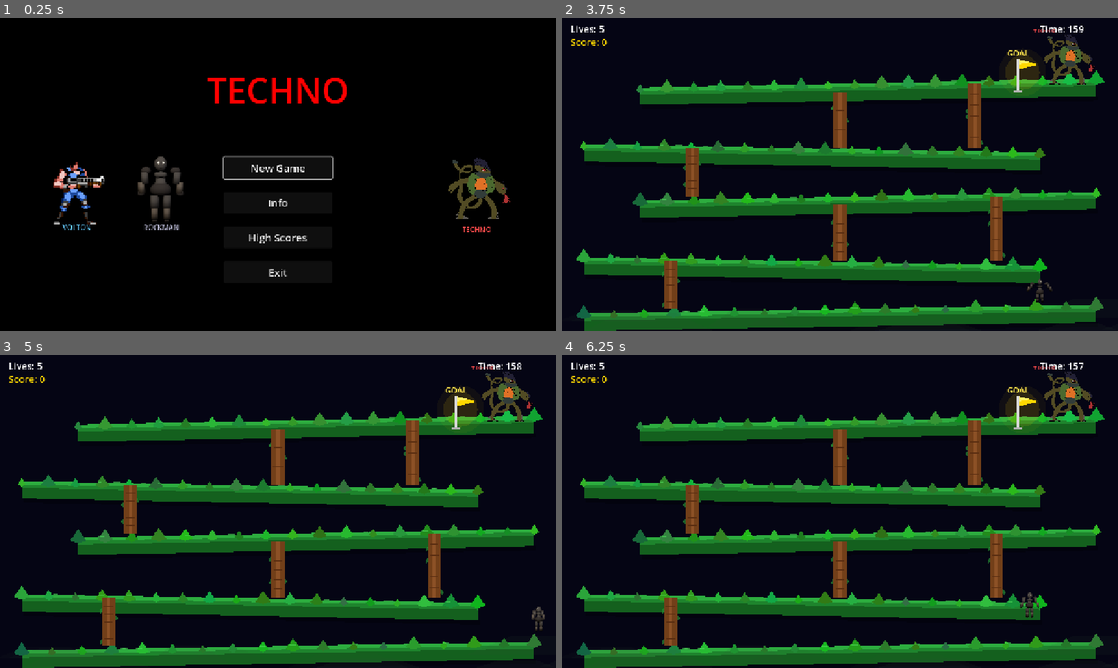
Above: before the commit, frames 1-4 (two rows, left to right).
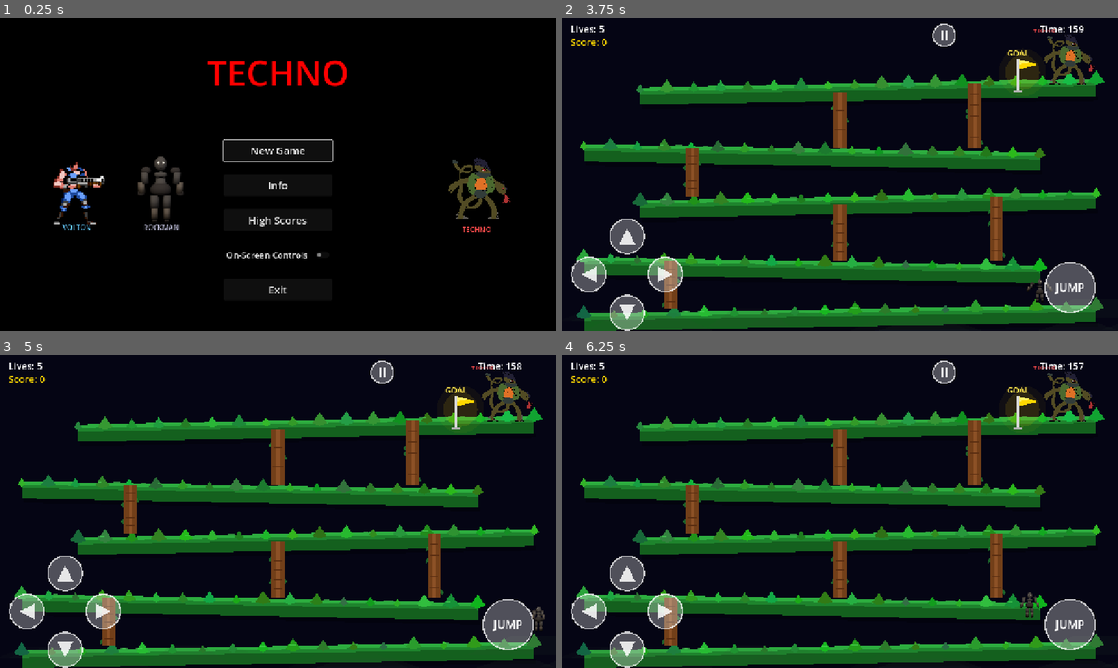
Above: after the commit, the same moments.

Repository: camader/techno_gd
Game: Godot game, scene res://scenes/title_screen.tscn
The game is run twice, just before and just after one commit, with the same random seed, the same clock (stepped at 60 frames per second) and the same inputs.
Inputs (mouse positions are in pixels of both pictures, inside the frame that each line leads up to):
- Up to frame 1 (0.25 s): no input
- Up to frame 2 (3.75 s): click (840, 255) at 0.5 s, where only the run after the commit has a clickable "On-Screen Controls"; click "New Game" at 1.25 s; click "New Game" at 2 s; click "Next" at 2.75 s; click "Start Game" at 3.5 s
- Up to frame 3 (5 s): tap Enter (ui_accept) at 4.25, 4.35, 4.52, 4.82 s; move the mouse to (400, 495) at 4.27 s; hold Right (ui_right) from 4.28 s (still down); click (400, 495) at 4.42 s
- Up to frame 4 (6.25 s): move the mouse to (728, 527) at 5.02 s; tap Enter (ui_accept) at 5.1, 5.27, 5.57, 5.85 s; click (728, 527) at 5.17 s; move the mouse to (895, 442) at 5.77 s; release Right (ui_right) at 5.78 s; hold Left (ui_left) from 5.78 s (still down); click (895, 442) at 5.92 s

The runs differ from the first frame. In frame 1, 2.7% of the frame differs, in the area x 37-63%, y 13-88%; in frame 2, 3.7%, in the area x 1-96%, y 1-100%; in frame 3, 3.7%; in frame 4, 3.7%.

Commit message:
Add a hashed secret score cheat and an optional on-screen controls overlay for mouse and touch players.
Co-Authored-By: Claude Opus 5.5 <noreply@anthropic.com>

Diff:
--- a/scenes/title_screen.tscn
+++ b/scenes/title_screen.tscn
@@ -28,9 +28,9 @@
 anchor_right = 0.5
 anchor_bottom = 0.5
 offset_left = -200.0
-offset_top = -150.0
+offset_top = -230.0
 offset_right = 200.0
-offset_bottom = 150.0
+offset_bottom = 230.0
 grow_horizontal = 2
 grow_vertical = 2
 theme_override_constants/separation = 30
@@ -70,6 +70,14 @@
 size_flags_horizontal = 4
 theme_override_font_sizes/font_size = 24
 text = "High Scores"
+
+[node name="TouchControlsToggle" type="CheckButton" parent="VBoxContainer"]
+unique_name_in_owner = true
+layout_mode = 2
+custom_minimum_size = Vector2(250, 50)
+size_flags_horizontal = 4
+theme_override_font_sizes/font_size = 20
+text = "On-Screen Controls"
 
 [node name="ExitButton" type="Button" parent="VBoxContainer"]
 unique_name_in_owner = true
@@ -138,5 +146,6 @@
 [connection signal="pressed" from="VBoxContainer/NewGameButton" to="." method="_on_new_game_button_pressed"]
 [connection signal="pressed" from="VBoxContainer/InfoButton" to="." method="_on_info_button_pressed"]
 [connection signal="pressed" from="VBoxContainer/HighScoresButton" to="." method="_on_high_scores_button_pressed"]
+[connection signal="toggled" from="VBoxContainer/TouchControlsToggle" to="." method="_on_touch_controls_toggled"]
 [connection signal="pressed" from="VBoxContainer/ExitButton" to="." method="_on_exit_button_pressed"]
 [connection signal="pressed" from="InfoPanel/MarginContainer/VBox/CloseButton" to="." method="_on_close_info_button_pressed"]
--- a/scripts/game_state.gd
+++ b/scripts/game_state.gd
@@ -5,6 +5,42 @@
 var score := 0
 
 const HIGH_SCORES_PATH := "user://high_scores.json"
+const SETTINGS_PATH := "user://settings.cfg"
+
+var touch_controls := false
+
+func _ready() -> void:
+	var config := ConfigFile.new()
+	if config.load(SETTINGS_PATH) == OK:
+		touch_controls = config.get_value("controls", "touch_controls", false)
+
+func set_touch_controls(enabled: bool) -> void:
+	touch_controls = enabled
+	var config := ConfigFile.new()
+	config.load(SETTINGS_PATH)
+	config.set_value("controls", "touch_controls", enabled)
+	config.save(SETTINGS_PATH)
+
+# Secret cheat: typing the key sequence during a level adds CHEAT_POINTS. Only the
+# SHA-256 of the space-joined key names (e.g. "up up down down a b") is stored, so the
+# sequence itself is not readable from the published source.
+const CHEAT_HASH := "72fbfd713558cdf558dd4805623c23d92e412b3631bff20d9cb4cc095d4d9ad8"
+const CHEAT_LENGTH := 2
+const CHEAT_POINTS := 1000
+var _cheat_keys: Array[String] = []
+
+func _input(event: InputEvent) -> void:
+	if not (event is InputEventKey and event.pressed and not event.echo):
+		return
+	_cheat_keys.append(OS.get_keycode_string(event.keycode).to_lower())
+	if _cheat_keys.size() > CHEAT_LENGTH:
+		_cheat_keys.pop_front()
+	if _cheat_keys.size() == CHEAT_LENGTH \
+			and " ".join(_cheat_keys).sha256_text() == CHEAT_HASH:
+		_cheat_keys.clear()
+		var level := get_tree().current_scene
+		if level and level.has_method("add_score"):
+			level.add_score(CHEAT_POINTS)
 
 func reset() -> void:
 	score = 0
--- a/scripts/level_1.gd
+++ b/scripts/level_1.gd
@@ -2,6 +2,8 @@
 
 @onready var player: CharacterBody2D = $Player
 @onready var obstacle_container: Node2D = $Obstacles
+
+const TOUCH_CONTROLS := preload("res://scripts/touch_controls.gd")
 
 var spawn_timer := 0.0
 const SPAWN_INTERVAL := 3.08
@@ -44,6 +46,8 @@
 	_build_lives_display()
 	_build_timer_display()
 	_build_score_display()
+	if GameState.touch_controls:
+		add_child(TOUCH_CONTROLS.new())
 
 func _physics_process(delta: float) -> void:
 	if game_over:
--- a/scripts/level_2.gd
+++ b/scripts/level_2.gd
@@ -8,6 +8,7 @@
 @onready var barrels: Node2D = $Barrels
 @onready var ui_layer: CanvasLayer = $UILayer
 
+const TOUCH_CONTROLS := preload("res://scripts/touch_controls.gd")
 const LEVEL_WIDTH := 4200.0
 const GROUND_TOP := 640.0
 const SPAWN := Vector2(120, 560)
@@ -37,6 +38,8 @@
 	_build_techno()
 	_build_goal()
 	_build_hud()
+	if GameState.touch_controls:
+		add_child(TOUCH_CONTROLS.new())
 
 func _setup_player() -> void:
 	player.position = SPAWN
--- a/scripts/player.gd
+++ b/scripts/player.gd
@@ -156,11 +156,16 @@
 
 func _input(event: InputEvent) -> void:
 	if can_shoot and not is_dead and event is InputEventMouseButton \
-			and event.pressed and event.button_index == MOUSE_BUTTON_LEFT:
+			and event.pressed and event.button_index == MOUSE_BUTTON_LEFT \
+			and not _on_touch_button(event.position):
 		shoot(get_global_mouse_position())
 	if climb_areas > 0:
 		if event.is_action_pressed("ui_up") or event.is_action_pressed("ui_down"):
 			is_climbing = true
+
+func _on_touch_button(screen_pos: Vector2) -> bool:
+	var controls := get_tree().get_first_node_in_group("touch_controls")
+	return controls != null and controls.covers(screen_pos)
 
 func _respawn() -> void:
 	position = spawn_point
--- a/scripts/title_screen.gd
+++ b/scripts/title_screen.gd
@@ -10,6 +10,7 @@
 
 func _ready() -> void:
 	%NewGameButton.grab_focus()
+	%TouchControlsToggle.set_pressed_no_signal(GameState.touch_controls)
 	_build_player_sprite()
 	_build_rockman_sprite()
 	_build_enemy_sprite()
@@ -19,6 +20,9 @@
 
 func _on_high_scores_button_pressed() -> void:
 	get_tree().change_scene_to_file("res://scenes/high_scores.tscn")
+
+func _on_touch_controls_toggled(enabled: bool) -> void:
+	GameState.set_touch_controls(enabled)
 
 func _on_exit_button_pressed() -> void:
 	get_tree().quit()
--- /dev/null
+++ b/scripts/touch_controls.gd
@@ -0,0 +1,96 @@
+extends CanvasLayer
+
+# On-screen buttons for players without a keyboard. Each button fires the same input
+# action as its key, so the player and pause menu need no special handling. Works with
+# touch directly and with a mouse through touch emulation.
+
+const BUTTON_SIZE := 84
+const DPAD_CENTER := Vector2(150, 590)
+const DPAD_STEP := 88.0
+
+const BUTTONS := [
+	{"action": "ui_left", "icon": "left", "pos": DPAD_CENTER + Vector2(-DPAD_STEP, 0)},
+	{"action": "ui_right", "icon": "right", "pos": DPAD_CENTER + Vector2(DPAD_STEP, 0)},
+	{"action": "ui_up", "icon": "up", "pos": DPAD_CENTER + Vector2(0, -DPAD_STEP)},
+	{"action": "ui_down", "icon": "down", "pos": DPAD_CENTER + Vector2(0, DPAD_STEP)},
+	{"action": "ui_accept", "icon": "none", "text": "JUMP", "pos": Vector2(1170, 620), "size": 120},
+	{"action": "ui_cancel", "icon": "pause", "pos": Vector2(880, 40), "size": 56},
+]
+
+var _rects: Array[Rect2] = []
+var _had_touch_emulation := false
+
+func _ready() -> void:
+	layer = 10
+	process_mode = Node.PROCESS_MODE_ALWAYS
+	add_to_group("touch_controls")
+	_had_touch_emulation = Input.emulate_touch_from_mouse
+	Input.emulate_touch_from_mouse = true
+	for cfg in BUTTONS:
+		_add_button(cfg)
+
+func _exit_tree() -> void:
+	Input.emulate_touch_from_mouse = _had_touch_emulation
+
+# True when screen_pos lands on a button, so a click there is not also a shot.
+func covers(screen_pos: Vector2) -> bool:
+	return _rects.any(func(r: Rect2): return r.has_point(screen_pos))
+
+func _add_button(cfg: Dictionary) -> void:
+	var size: int = cfg.get("size", BUTTON_SIZE)
+	var button := TouchScreenButton.new()
+	button.action = cfg["action"]
+	button.texture_normal = _make_texture(size, cfg["icon"], 0.3)
+	button.texture_pressed = _make_texture(size, cfg["icon"], 0.65)
+	button.position = cfg["pos"] - Vector2(size, size) / 2.0
+	add_child(button)
+	_rects.append(Rect2(button.position, Vector2(size, size)))
+
+	if cfg.has("text"):
+		var label := Label.new()
+		label.text = cfg["text"]
+		label.size = Vector2(size, size)
+		label.horizontal_alignment = HORIZONTAL_ALIGNMENT_CENTER
+		label.vertical_alignment = VERTICAL_ALIGNMENT_CENTER
+		label.add_theme_font_size_override("font_size", 26)
+		button.add_child(label)
+
+func _make_texture(size: int, icon: String, fill_alpha: float) -> ImageTexture:
+	var img := Image.create(size, size, false, Image.FORMAT_RGBA8)
+	var center := Vector2(size, size) / 2.0
+	var radius := size / 2.0 - 1.0
+	var glyph := _glyph_triangle(icon, center, size * 0.22)
+	for y in size:
+		for x in size:
+			var p := Vector2(x + 0.5, y + 0.5)
+			var dist := p.distance_to(center)
+			if dist > radius:
+				continue
+			var color := Color(1, 1, 1, fill_alpha)
+			if dist > radius - 3.0:
+				color = Color(1, 1, 1, 0.8)
+			elif _in_glyph(p, icon, glyph, center, size):
+				color = Color(1, 1, 1, 0.9)
+			img.set_pixel(x, y, color)
+	return ImageTexture.create_from_image(img)
+
+func _glyph_triangle(icon: String, c: Vector2, r: float) -> PackedVector2Array:
+	match icon:
+		"left":
+			return PackedVector2Array([c + Vector2(-r, 0), c + Vector2(r, -r), c + Vector2(r, r)])
+		"right":
+			return PackedVector2Array([c + Vector2(r, 0), c + Vector2(-r, -r), c + Vector2(-r, r)])
+		"up":
+			return PackedVector2Array([c + Vector2(0, -r), c + Vector2(-r, r), c + Vector2(r, r)])
+		"down":
+			return PackedVector2Array([c + Vector2(0, r), c + Vector2(-r, -r), c + Vector2(r, -r)])
+	return PackedVector2Array()
+
+func _in_glyph(p: Vector2, icon: String, tri: PackedVector2Array, c: Vector2, size: int) -> bool:
+	if tri.size() == 3:
+		return Geometry2D.point_is_inside_triangle(p, tri[0], tri[1], tri[2])
+	if icon == "pause":
+		var bar_h := size * 0.22
+		var in_rows := absf(p.y - c.y) < bar_h
+		return in_rows and absf(absf(p.x - c.x) - size * 0.1) < size * 0.05
+	return false
